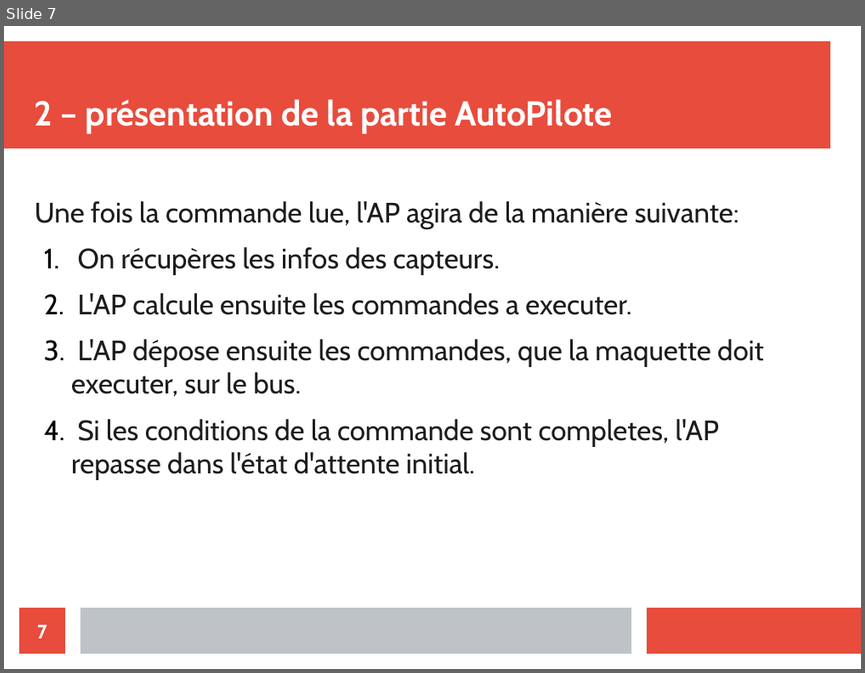
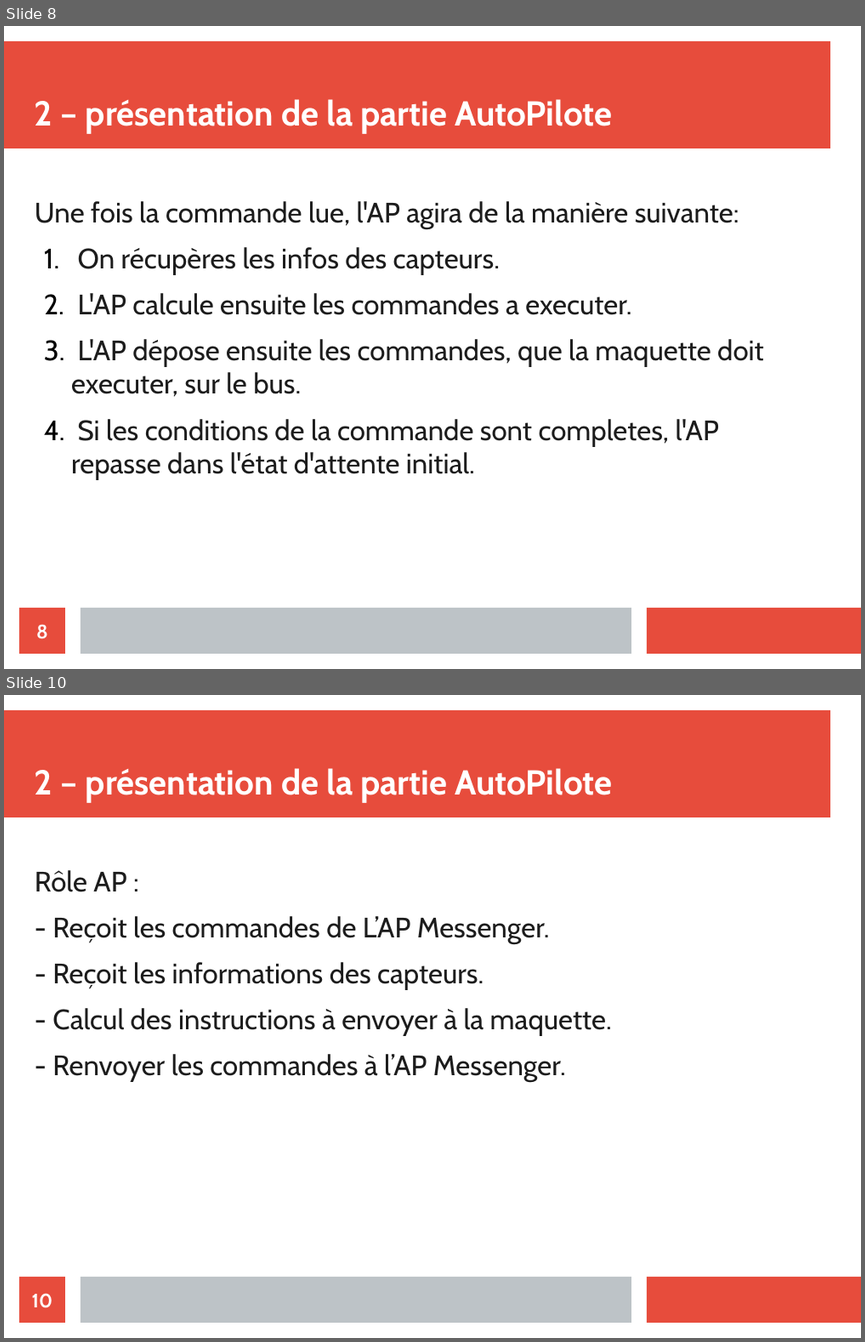
Before and after one commit to athmanmekh/AuttoPIlote-X-OPEN-PILOT, a slide deck: presentation/diapoPresentation.odp. Shown one above the other, each under a label of ours: slide 7 before the commit, slides 8 and 10 after it; the slides between them are not shown. The pictures are 865x673 and 865x1342 pixels, drawn with LibreOffice and Linux fonts; fonts in the diff are those of the drawing. Boxes give left, top, right and bottom in pixels: in the first picture for what was removed or moved away, otherwise in the second. Text is boxed around its words. In the diff, an @@ line names an element or a change of style, - is before the commit and + after.

```diff
--- a/presentation/diapoPresentation.odp
+++ b/presentation/diapoPresentation.odp
@@ slide 10 added at bbox=[4, 695, 861, 1338], background #FFFFFF; not listed: 3 template elements that a slide beside it also shows @@
@@ title added at bbox=[35, 768, 613, 803], 32 pt, text #FFFFFF, bold @@
+2 – présentation de la partie AutoPilote
@@ text added at bbox=[35, 870, 612, 1082], 26 pt, text #1C1C1C @@
+Rôle AP :
+- Reçoit les commandes de L’AP Messenger.
+- Reçoit les informations des capteurs.
+- Calcul des instructions à envoyer à la maquette.
+- Renvoyer les commandes à l’AP Messenger.
@@ page number added at bbox=[19, 1276, 65, 1322], fill #E74C3C, 18 pt, text #FFFFFF, bold @@
+10
@@ what was slide 7 is now slide 8 @@
@@ page number at bbox=[36, 624, 48, 639]: text changed @@
-7
+8
```
Also in this commit, not shown: 4 slides changed, 4 other slides added, 3 other files.
